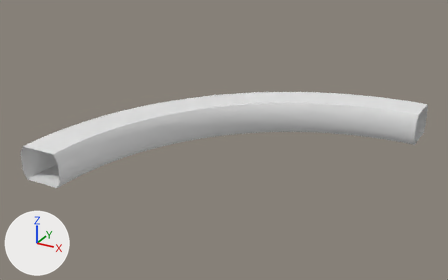
The Blender file Blender/Curved Corridor.blend as it was, and as the next commit left it.
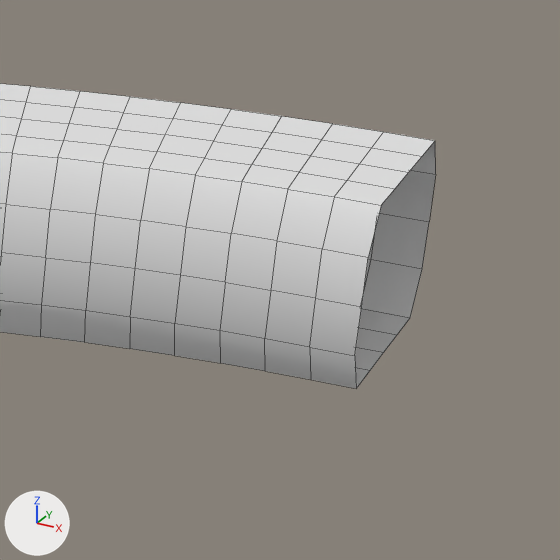
Each version appears first whole from a camera (50 mm lens) standing at (29.45, -56.48, 27.54) and looking at (-1.07, -0.97, -0.21), and next in a close-up on the part from 80% to 100% of the width and 29% to 62% of the height. Lighting does not change. The marker at lower left points along +X, +Y and +Z. The close-ups show mesh edges as thin lines. The same objects are shown in both versions, whatever each file hides.

Objects in the first close-up: 'Curved Corridor'.
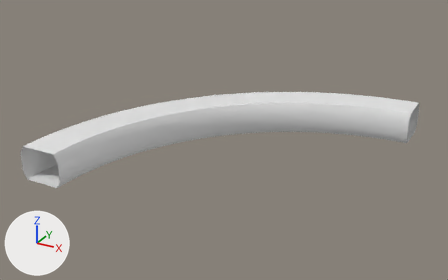
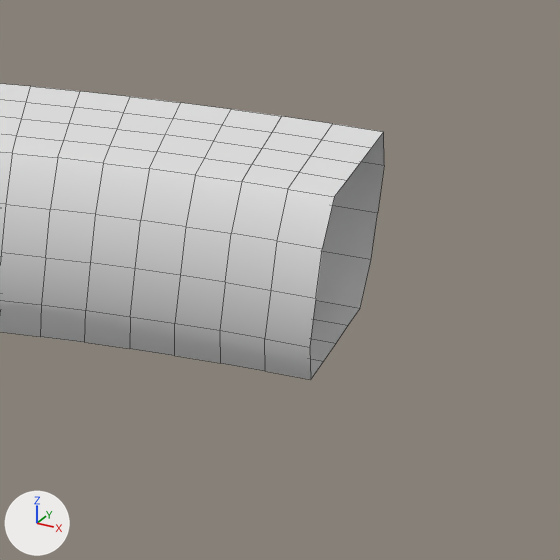
Pixel boxes [x1, y1, x2, y2] of what changed, in the close-ups (560 x 560 px):
'Curved Corridor', reshaped: before [0, 84, 436, 389]; after [0, 84, 384, 380]
part 1 of me_curved_corridor, deleted: before [310, 132, 436, 389]

Patch to the scene script:
```diff
--- a/Blender/Curved Corridor.blend.py
+++ b/Blender/Curved Corridor.blend.py
@@ me_curved_corridor @@
 me_curved_corridor.from_pydata(...)  # 848 vertices, 832 faces; spans x -32.5..34.5, y -32.5..32.5, z -3.7..3.7
 # used by ob_curved_corridor; location = (0.0, 0.0, 0.0); scale = (0.5, 0.5, 0.5)
 # verts and faces of me_curved_corridor; kept vertices keep their numbers, new ones are numbered from 848
 # before: 13 (32.5, 23.5, 3.7) at pixel (334, 196), 14 (32.5, 22.5, -2.0) at pixel (309, 347), 16 (32.5, 22.5, 0.0) at pixel (315, 298), 17 (32.5, 25.5, 3.7) at pixel (347, 180), 18 (32.5, 27.5, 3.7) at pixel (359, 163)
 # before: 19 (32.5, 29.5, 3.7) at pixel (371, 147), 20 (32.5, 23.5, -3.7) at pixel (310, 379), 21 (32.5, 25.5, -3.7), 22 (32.5, 27.5, -3.7), 23 (32.5, 29.5, -3.7)
 # before: 24 (32.5, 31.5, -3.7) at pixel (360, 308), 25 (32.5, 32.5, 2.0), 26 (32.5, 31.5, 3.7) at pixel (383, 131), 29 (32.5, 22.5, 2.0) at pixel (322, 248), 780 (32.5, 32.5, -2.0) at pixel (371, 259)
 # before: 781 (32.5, 32.5, 0.0), 832 (34.2, 23.5, 3.7) at pixel (381, 205), 833 (34.2, 22.5, -2.0) at pixel (354, 355), 834 (34.2, 22.5, 0.0) at pixel (361, 306), 835 (34.3, 25.5, 3.7) at pixel (395, 188)
 # before: 836 (34.3, 27.5, 3.7) at pixel (408, 172), 837 (34.4, 29.5, 3.7) at pixel (422, 156), 838 (34.2, 23.5, -3.7) at pixel (356, 388), 839 (34.3, 25.5, -3.7) at pixel (370, 370), 840 (34.3, 27.5, -3.7) at pixel (383, 352)
 # before: 841 (34.4, 29.5, -3.7) at pixel (397, 334), 842 (34.5, 31.5, -3.7) at pixel (410, 317), 843 (34.5, 32.5, 2.0) at pixel (435, 174), 844 (34.5, 31.5, 3.7) at pixel (435, 140), 845 (34.2, 22.5, 2.0) at pixel (368, 257)
 # before: 846 (34.5, 32.5, -2.0) at pixel (422, 268), 847 (34.5, 32.5, 0.0) at pixel (429, 221)
+# me_curved_corridor part 1
+delete_vertices([*range(832, 848)])  # with the faces that use them
```
